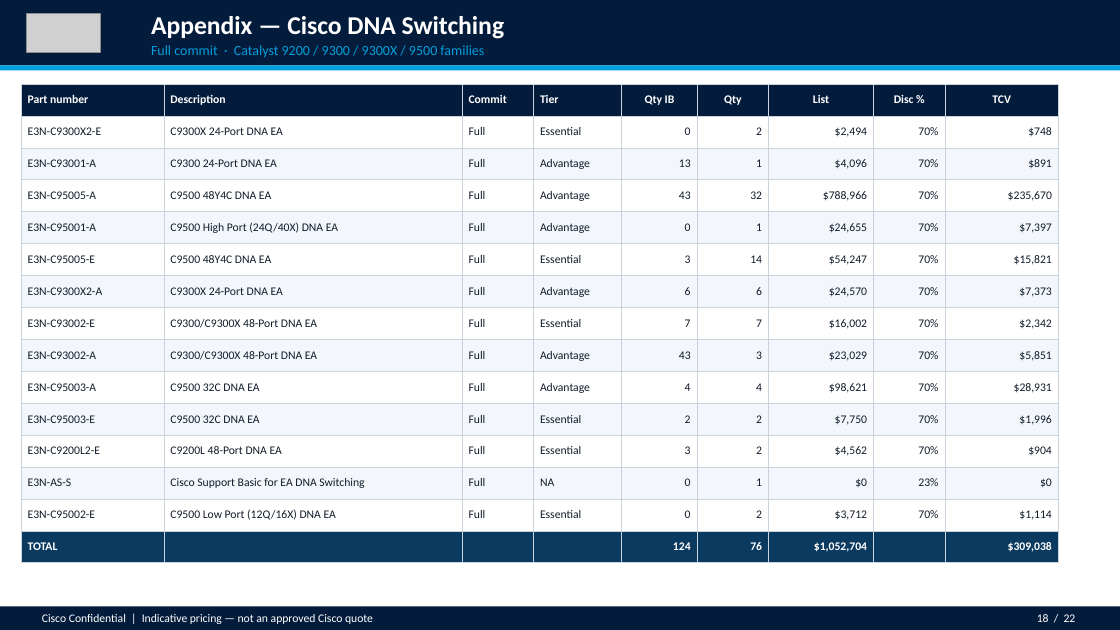
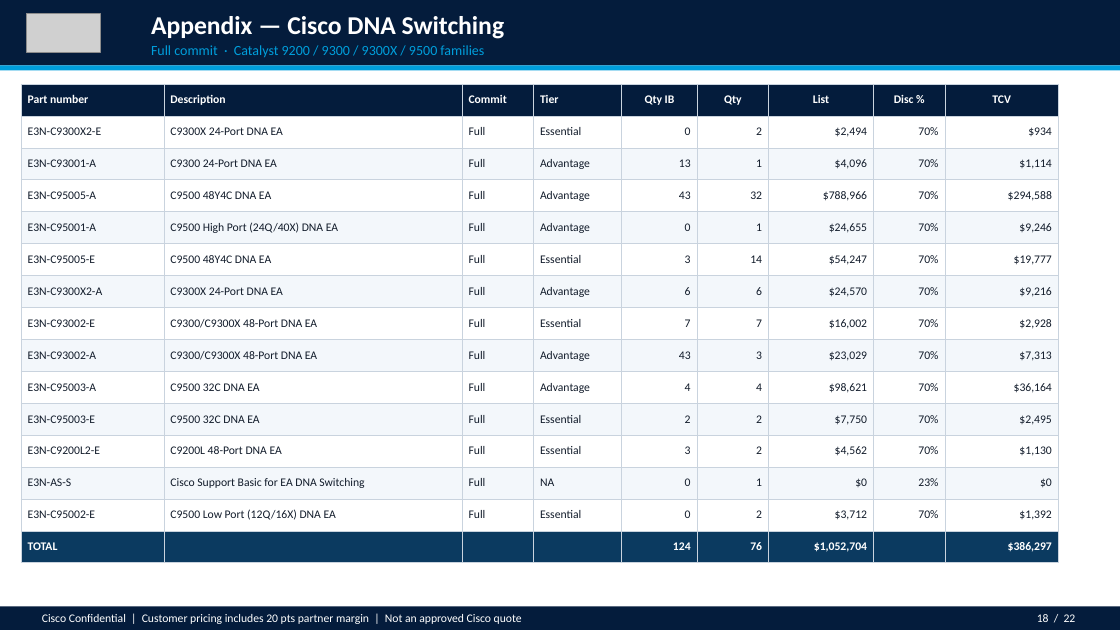
Before and after one commit to chchilds/cxvx, a slide deck: slide 18 of ea-proposal/HALLMARK_CARDS_INCORPORATED_Enterprise_Agreement_Proposal.pptx. Drawn at 1120x630 pixels with LibreOffice and Linux fonts; fonts in the diff are those of the drawing; grey boxes stand for pictures. Boxes give left, top, right and bottom in pixels: in the first picture for what was removed or moved away, otherwise in the second. Text is boxed around its words. In the diff, an @@ line names an element or a change of style, - is before the commit and + after.

```diff
--- a/ea-proposal/HALLMARK_CARDS_INCORPORATED_Enterprise_Agreement_Proposal.pptx
+++ b/ea-proposal/HALLMARK_CARDS_INCORPORATED_Enterprise_Agreement_Proposal.pptx
@@ table at <box>21,84,1059,563</box> @@
-row 2, column 9: $748
+row 2, column 9: $934
-row 3, column 9: $891
+row 3, column 9: $1,114
-row 4, column 9: $235,670
+row 4, column 9: $294,588
-row 5, column 9: $7,397
+row 5, column 9: $9,246
-row 6, column 9: $15,821
+row 6, column 9: $19,777
-row 7, column 9: $7,373
+row 7, column 9: $9,216
-row 8, column 9: $2,342
+row 8, column 9: $2,928
-row 9, column 9: $5,851
+row 9, column 9: $7,313
-row 10, column 9: $28,931
+row 10, column 9: $36,164
-row 11, column 9: $1,996
+row 11, column 9: $2,495
-row 12, column 9: $904
+row 12, column 9: $1,130
-row 14, column 9: $1,114
+row 14, column 9: $1,392
-row 15, column 9: $309,038
+row 15, column 9: $386,297
@@ text at <box>42,614,522,624</box>: text changed @@
-Cisco Confidential | Indicative pricing — not an approved Cisco quote
+Cisco Confidential | Customer pricing includes 20 pts partner margin | Not an approved Cisco quote
```
Also in this commit, not shown: 20 other slides changed, 4 other files.
